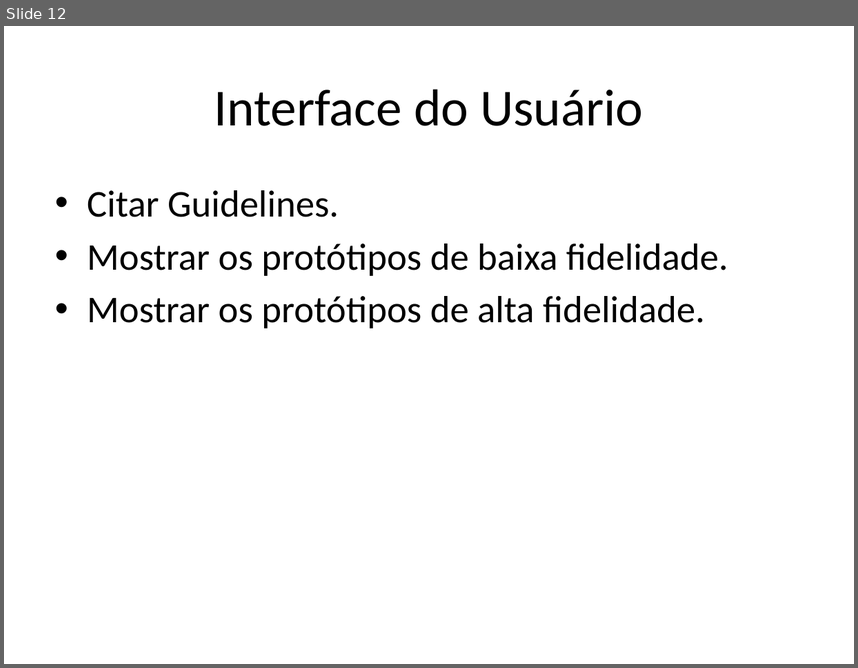
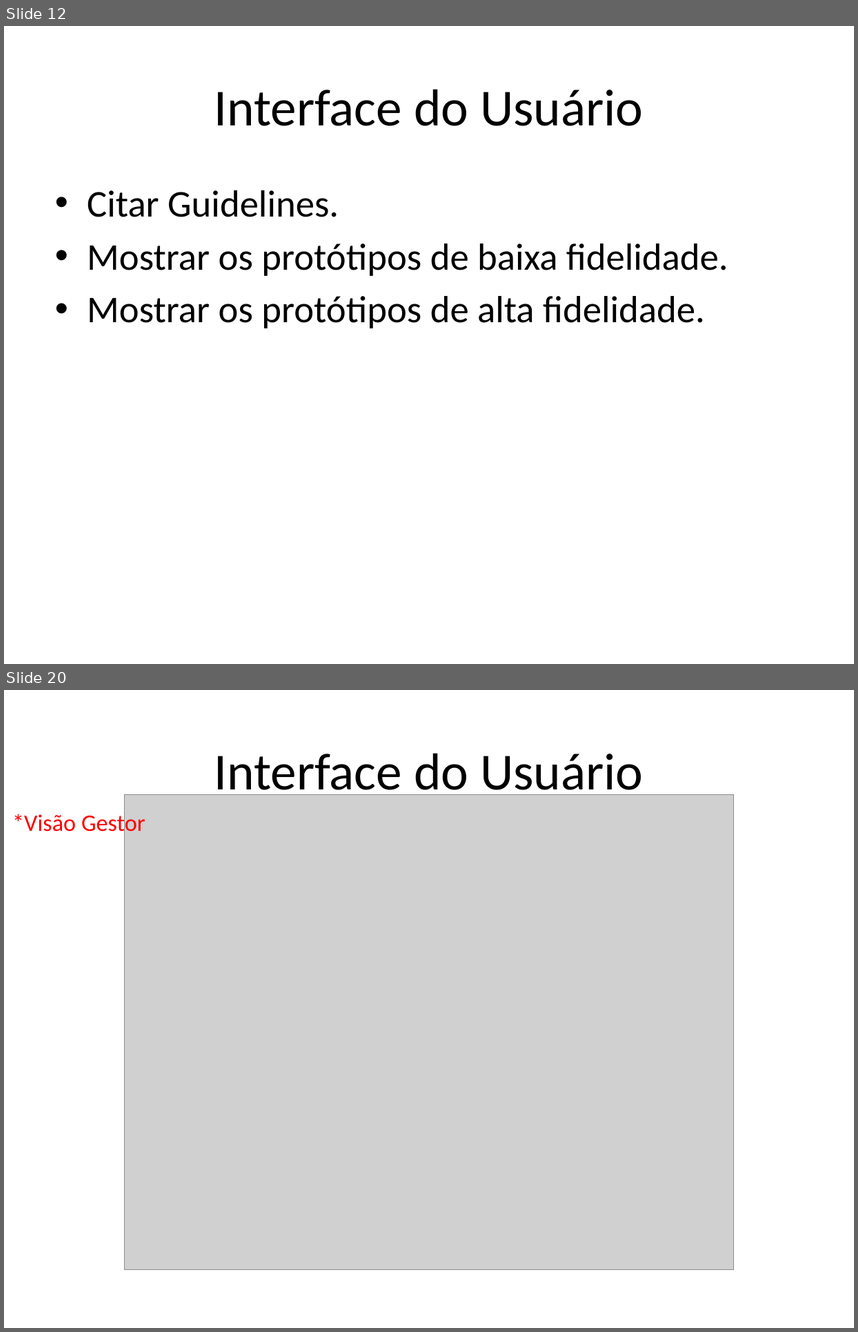
Before and after one commit to kokmz/TCCHUE, a slide deck: documentacao/G4_Apresentacao2sem2014_Final.pptx. Shown one above the other, each under a label of ours: slide 12 before the commit, slides 12 and 20 after it; the slides between them are not shown. The pictures are 858x668 and 858x1332 pixels, drawn with LibreOffice and Linux fonts; fonts in the diff are those of the drawing; grey boxes stand for pictures; background and template pictures are left out. Boxes give left, top, right and bottom in pixels: in the first picture for what was removed or moved away, otherwise in the second. Text is boxed around its words. In the diff, an @@ line names an element or a change of style, - is before the commit and + after.

```diff
--- a/documentacao/G4_Apresentacao2sem2014_Final.pptx
+++ b/documentacao/G4_Apresentacao2sem2014_Final.pptx
@@ slide 20 added at bbox=[4, 690, 854, 1328], background picture (left out) @@
@@ title added at bbox=[214, 753, 643, 801], 44 pt, text #000000 @@
+Interface do Usuário
@@ text added at bbox=[12, 811, 145, 837], 20 pt, text #FF0000 @@
+*Visão Gestor
@@ picture added at bbox=[124, 795, 733, 1269] @@
```
Also in this commit, not shown: 16 other slides added, 1 other file.
